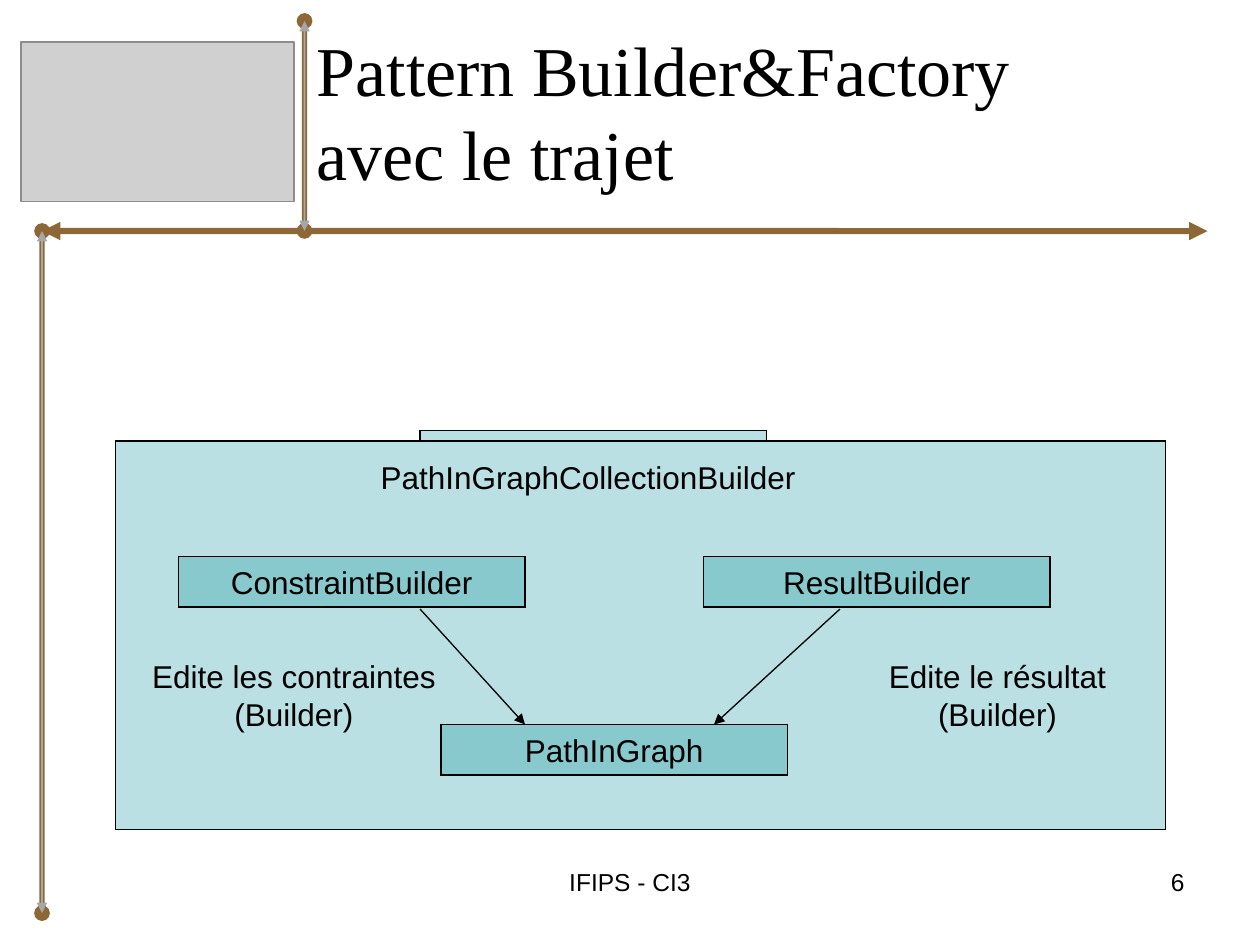
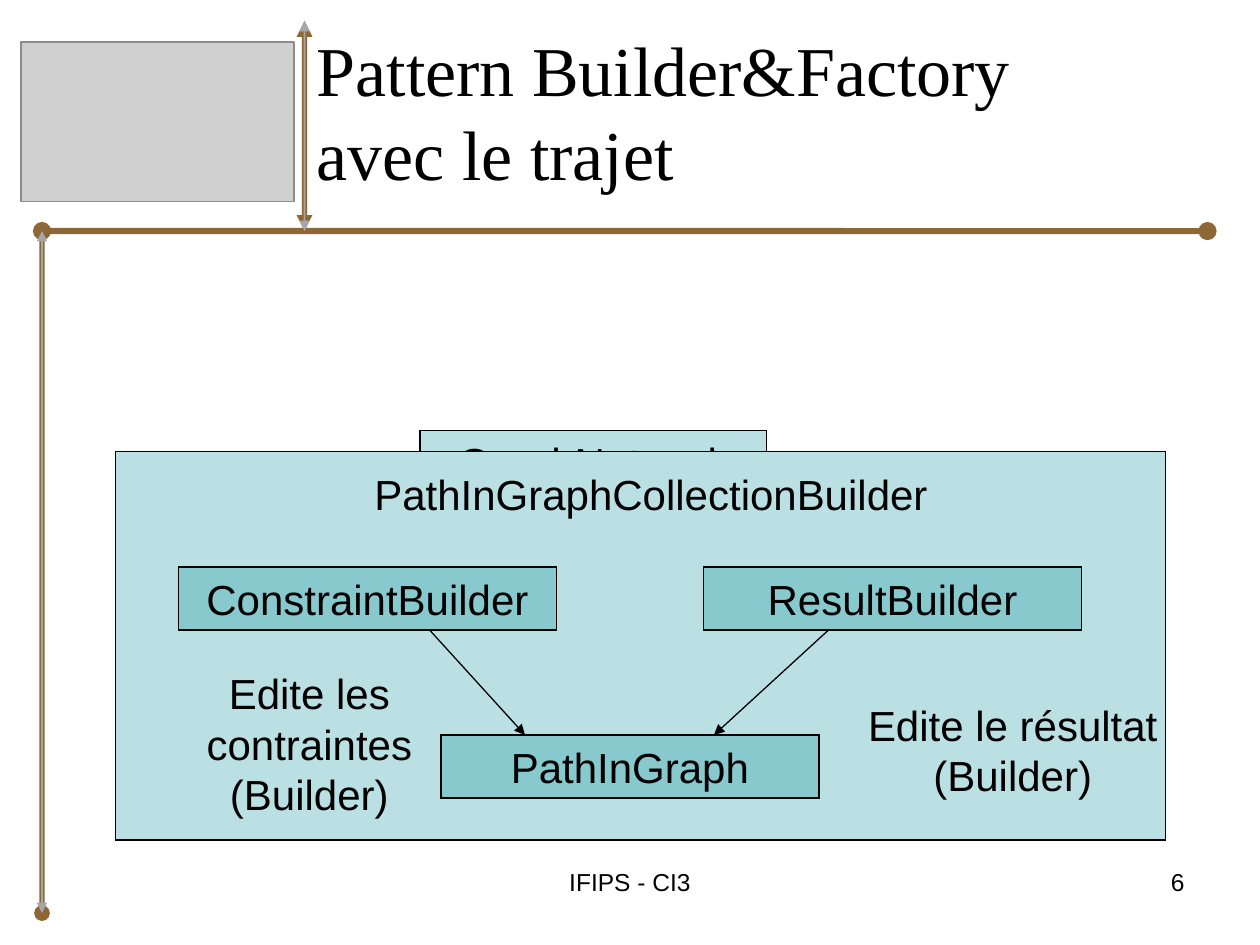
Before and after one commit to bryan-brancotte/projetgl-2008, a slide deck: slide 6 of doc/Soutenance/iGo_Soutenance_Bryan.ppt. Drawn at 1260x945 pixels with LibreOffice and Linux fonts; fonts in the diff are those of the drawing; grey boxes stand for pictures. Boxes give left, top, right and bottom in pixels: in the first picture for what was removed or moved away, otherwise in the second. Text is boxed around its words. In the diff, an @@ line names an element or a change of style, - is before the commit and + after.

```diff
--- a/doc/Soutenance/iGo_Soutenance_Bryan.ppt
+++ b/doc/Soutenance/iGo_Soutenance_Bryan.ppt
@@ double arrow (305, 231) - (305, 21): arrowheads changed @@
@@ double arrow (42, 231) - (1207, 231): arrowheads changed @@
@@ rectangle "GraphNetwork": place and size @@
-rectangle "GraphNetwork" at (420,431,766,481)
+rectangle "GraphNetwork" at (420,431,766,494)
@@ size 18 to 24 pt in 5 elements at (420,431,766,494), (179,567,557,630), (703,567,1081,630), (441,735,819,798), (374,479,927,518) @@
@@ text "PathInGraphCollectionBuilder": place and size @@
-text "PathInGraphCollectionBuilder" at (381,466,796,495)
+text "PathInGraphCollectionBuilder" at (374,479,927,518)
@@ rectangle "ConstraintBuilder": place and size @@
-rectangle "ConstraintBuilder" at (179,557,525,607)
+rectangle "ConstraintBuilder" at (179,567,557,630)
@@ rectangle "ResultBuilder": place and size @@
-rectangle "ResultBuilder" at (703,557,1050,607)
+rectangle "ResultBuilder" at (703,567,1081,630)
@@ 2 arrows, 1 rectangle: place and size @@
-2 arrows, 1 rectangle at (116,441,1166,829)
+2 arrows, 1 rectangle at (116,451,1166,839)
@@ text "Edite les contraintes (Builder)" at (207,678,412,819): size 18 to 24 pt; more space between paragraphs @@
@@ text "Edite les contraintes (Builder)": place and size @@
-text "Edite les contraintes (Builder)" at (152,665,436,732)
+text "Edite les contraintes (Builder)" at (207,678,412,819)
@@ text "Edite le résultat (Builder)": place and size @@
-text "Edite le résultat (Builder)" at (889,664,1106,732)
+text "Edite le résultat (Builder)" at (868,710,1158,800)
@@ text "Edite le résultat (Builder)" at (868,710,1158,800): size 18 to 24 pt; more space between paragraphs @@
@@ rectangle "PathInGraph": place and size @@
-rectangle "PathInGraph" at (441,724,788,775)
+rectangle "PathInGraph" at (441,735,819,798)
```
Also in this commit, not shown: 9 other slides changed.
